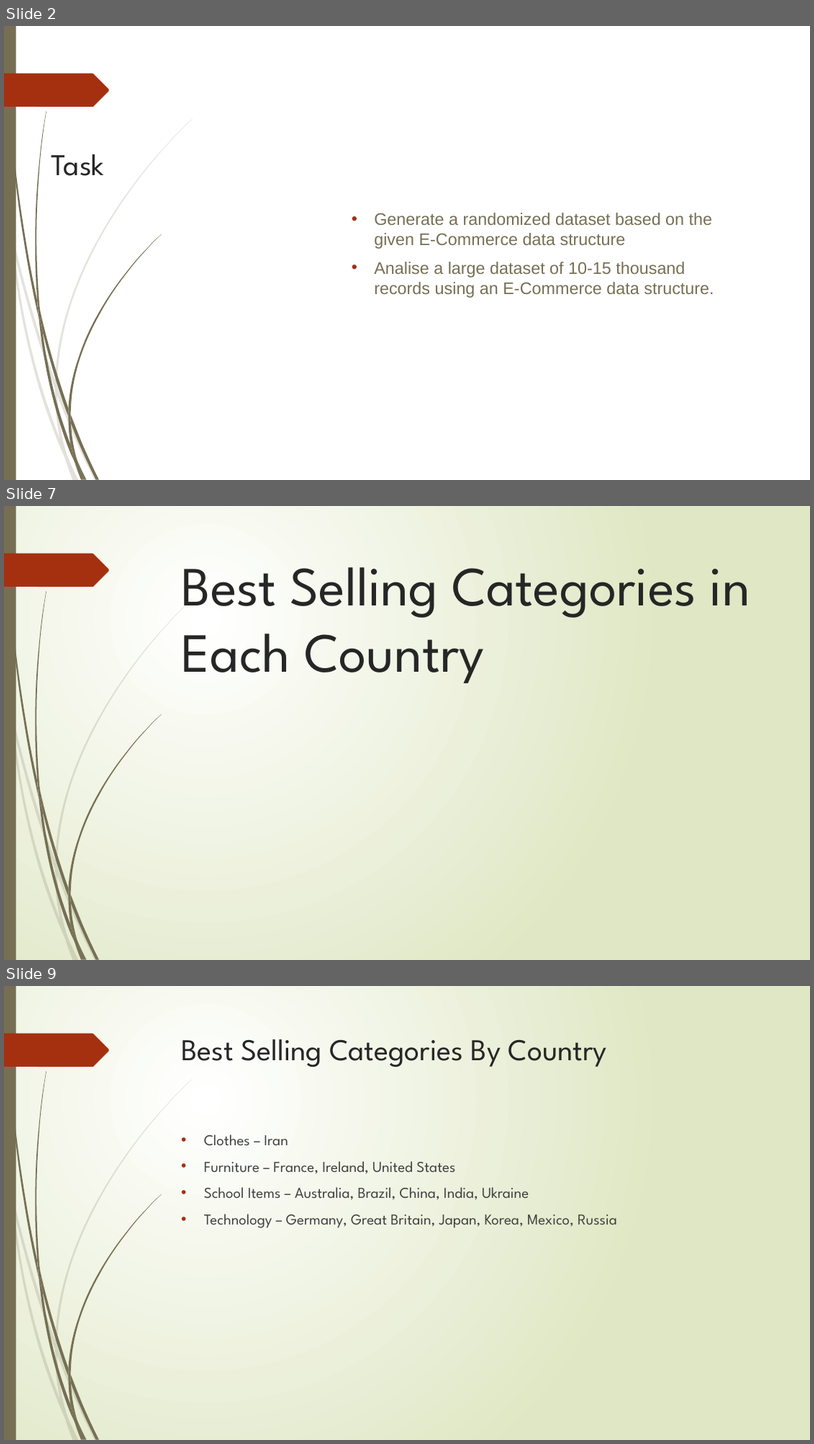
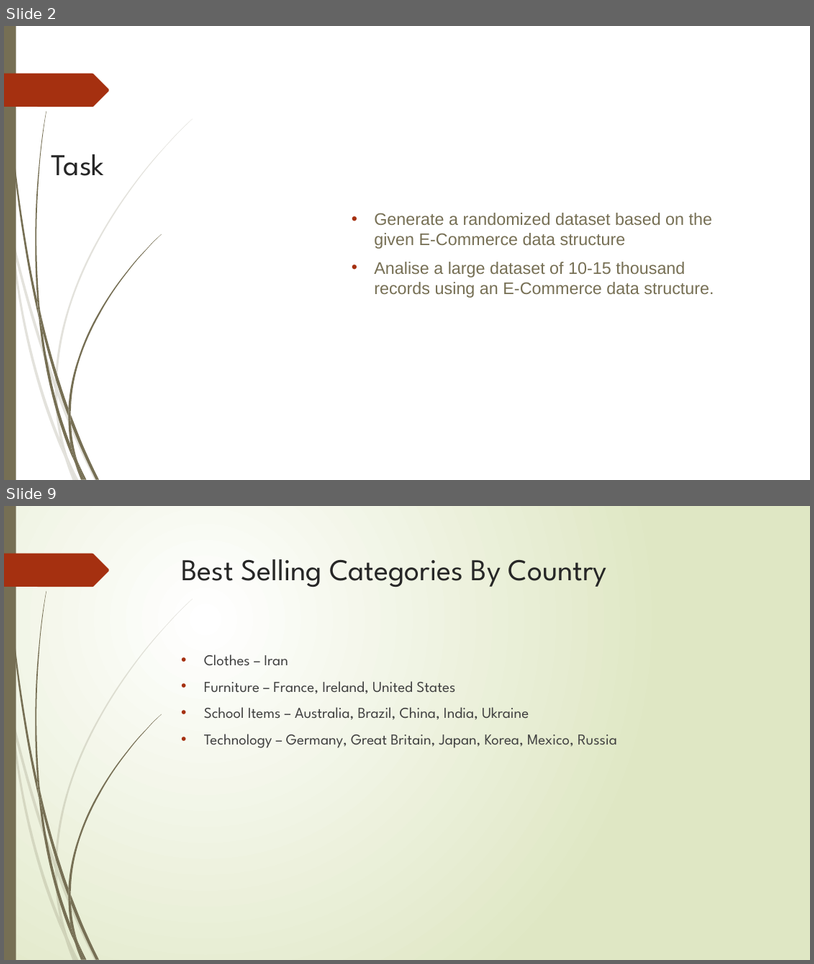
Before and after one commit to jnesteruck/rev-proj2, a slide deck: analysis-phase/Project_2.pptx. Shown one above the other, each under a label of ours: slides 2, 7 and 9 before the commit, slides 2 and 9 after it; the slides between them are not shown. The pictures are 814x1444 and 814x964 pixels, drawn with LibreOffice and Linux fonts; fonts in the diff are those of the drawing. Boxes give left, top, right and bottom in pixels: in the first picture for what was removed or moved away, otherwise in the second. Text is boxed around its words. In the diff, an @@ line names an element or a change of style, - is before the commit and + after.

```diff
--- a/analysis-phase/Project_2.pptx
+++ b/analysis-phase/Project_2.pptx
@@ slide 7 removed at [4, 506, 810, 960], background gradient #FFFFFF to #DFE8C4; not listed: 24 template elements that a slide beside it also shows @@
@@ title removed at [182, 567, 751, 683] @@
-Best Selling Categories in
-Each Country
```
Also in this commit, not shown: 6 slides changed, 2 slides added.
